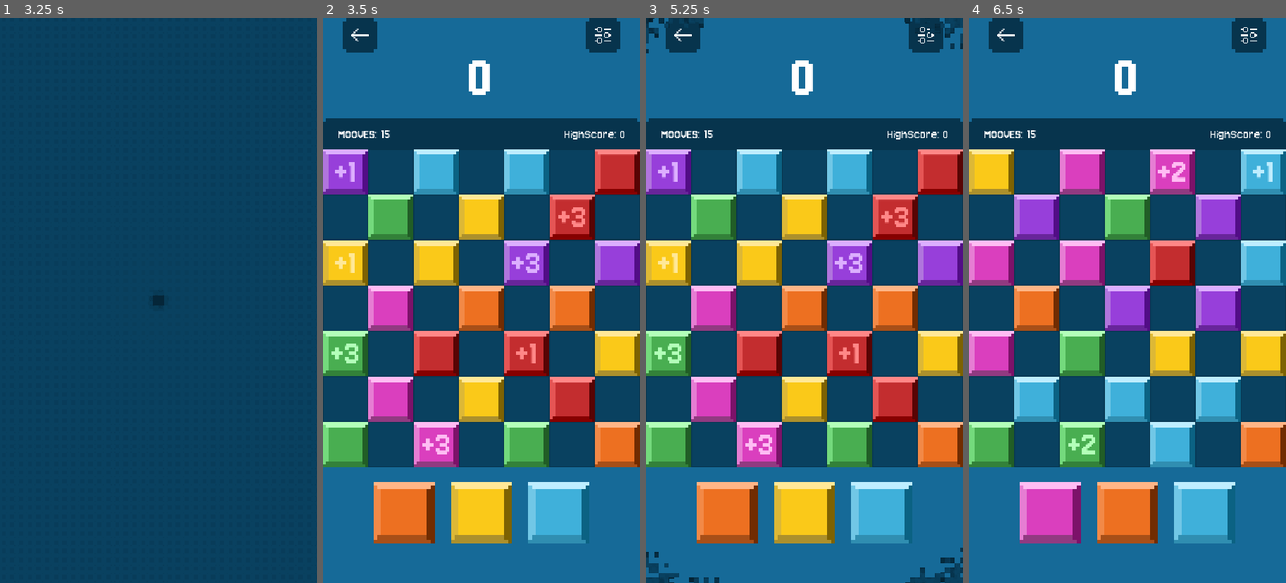
Above: before the commit, frames 1-4 (left to right).
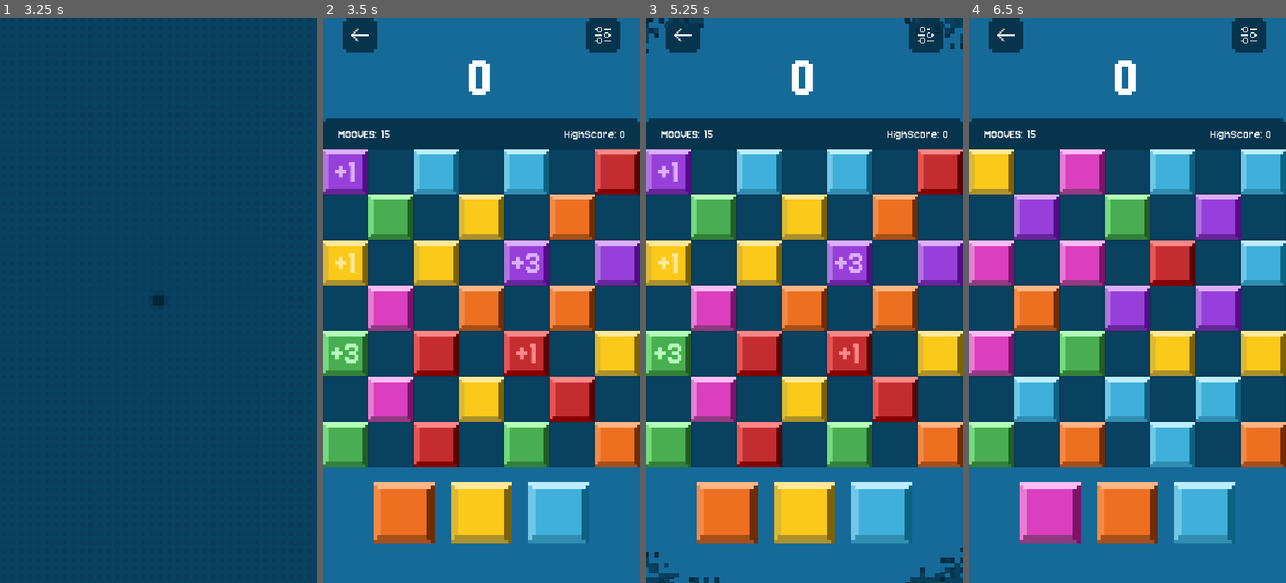
Above: after the commit, the same moments.

Repository: GIORGIOKIRRY/CUBE-CRASH
Game: Godot game, scene res://CORE/Scene/Loading.tscn
Same seed, same stepped clock (60 frames per second), same inputs: the game is played once before the commit and once after it.
Inputs (mouse positions are in pixels of both pictures, inside the frame that each line leads up to):
- Up to frame 1 (3.25 s): move the mouse to (228, 272) at 0.52 s; click (228, 272) at 0.67 s; drag from (95, 328) to (142, 413) at 1.27 s; move the mouse to (190, 176) at 2.02 s; click (190, 176) at 2.17 s; click (158, 447) at 2.75 s
- Up to frame 2 (3.5 s): no input
- Up to frame 3 (5.25 s): drag from (788, 413) to (709, 215) at 3.52 s; tap Enter at 4.25 s; move the mouse to (899, 385) at 4.27 s; click (899, 385) at 4.42 s; click (684, 34) at 5 s
- Up to frame 4 (6.5 s): click (1127, 447) at 5.75 s

Frame 1 is identical in both runs. In frame 2, 2.3% of the frame differs, in the area x 28-86%, y 31-80%; in frame 3, 2.3%; in frame 4, 2.4%, in the area x 28-96%, y 23-80%.

Commit message:
Rebalance move economy toward a 20-30 end-game band
Move income comes only from move-cubes in the refill that get matched,
so strong players (more clears) accumulated hundreds of surplus moves.

- Retune _effective_plus_prob rubber-band: strong help when low, but a
  real drain zone above the target band (need 0.20 at 25-32, 0.06 above)
  so moves converge to ~20-30 instead of piling up
- Route combo refill through the same adaptive probability (was fixed 18%)
- Lower initial checkerboard move-cube seed (0.18 -> 0.10) to trim early surplus
- Add game-over telemetry (placements / moves_earned / moves_left / net)
  to calibrate future tuning from real data

Co-Authored-By: Claude Opus 4.8 (1M context) <noreply@anthropic.com>

Diff:
--- a/CORE/Script/grid.gd
+++ b/CORE/Script/grid.gd
@@ -60,7 +60,8 @@
 @export_range(0.0, 1.0, 0.01) var empty_refill_probability: float = 0.63
 
 @export_range(0.0, 1.0, 0.01)
-var plus_piece_probability: float = 0.18  # probabilità di generare un plus piece (mosse bonus)
+var plus_piece_probability: float = 0.18  # base cubi-mossa (poi modulata da _effective_plus_prob)
+const INITIAL_PLUS_PROB := 0.10  # seed cubi-mossa sulla scacchiera iniziale (più basso: meno surplus a inizio partita)
 
 @export var max_moves: int = 30  # numero di mosse iniziali
 var current_moves: int = 0
@@ -165,6 +166,7 @@
 # Statistiche partita (per calibrare la durata)
 var _game_start_ms: int = 0
 var _stat_placements: int = 0
+var _stat_moves_earned: int = 0   # mosse guadagnate nella partita (per calibrare l'economia)
 var _last_session_stats: String = ""
 # Combo + suggerimenti
 var _combo_count: int = 0                    # match wave nella catena corrente (ricompensa)
@@ -262,12 +264,12 @@
 
 # Evita match immediato sul posizionamento
 func _random_piece_instance_avoiding_match(i: int, j: int) -> Node:
-	var pool = possible_plus_pieces if randf() < plus_piece_probability else possible_pieces
+	var pool = possible_plus_pieces if randf() < INITIAL_PLUS_PROB else possible_pieces
 	var piece = pool.pick_random().instantiate()
 	var loops := 0
 
 	while match_at(i, j, piece.color) and loops < 100:
-		pool = possible_plus_pieces if randf() < plus_piece_probability else possible_pieces
+		pool = possible_plus_pieces if randf() < INITIAL_PLUS_PROB else possible_pieces
 		piece = pool.pick_random().instantiate()
 		loops += 1
 
@@ -392,6 +394,7 @@
 	if bonus_moves > 0:
 		settings.play_newmove()
 		current_moves += bonus_moves
+		_stat_moves_earned += bonus_moves
 		_show_move_gain_popup(bonus_moves)
 		update_moves_label()
 		print("Bonus mosse:", bonus_moves, " -> mosse totali:", current_moves)
@@ -560,7 +563,7 @@
 				var spawn_row := height + spawn_rows_above
 				# random: pezzo o vuoto
 				if randf() > empty_refill_probability:
-					var pool = possible_plus_pieces if randf() < plus_piece_probability else possible_pieces
+					var pool = possible_plus_pieces if randf() < _effective_plus_prob() else possible_pieces
 					var piece = pool.pick_random().instantiate()
 					add_child(piece)
 
@@ -993,6 +996,13 @@
 func _trigger_game_over(reason := "no_space") -> void:
 	is_game_over = true
 
+	# Telemetria economia mosse (per calibrare il bilanciamento):
+	# mosse spese = piazzamenti; guadagnate = cubi-mossa matchati; residue = fine partita.
+	var _dur_s := (Time.get_ticks_msec() - _game_start_ms) / 1000
+	print("STATS reason=%s dur=%ds score=%d placements=%d moves_earned=%d moves_left=%d net=%+d" % [
+		reason, _dur_s, score, _stat_placements, _stat_moves_earned,
+		current_moves, _stat_moves_earned - _stat_placements])
+
 	# Bonus di fine partita: le mosse rimaste diventano punteggio (100 pt l'una)
 	_end_moves = current_moves
 	_end_bonus = current_moves * END_MOVE_POINTS
@@ -1361,16 +1371,27 @@
 # Probabilità adattiva dei cubi +mosse: cadono di più quando il player è a corto
 # di mosse (aiuto quando serve), di meno quando ne ha tante; la difficoltà li riduce.
 func _effective_plus_prob() -> float:
+	# Rubber-band centrato sulla FASCIA OBIETTIVO (~20-30 mosse a fine partita).
+	# Le mosse guadagnate arrivano SOLO da questi cubi-mossa nel refill: se sopra la
+	# fascia il rubinetto quasi si chiude, la spesa (1/mossa piazzata) fa calare le
+	# mosse verso la fascia invece di accumularle. Sotto la fascia, aiuto forte.
+	# Così un giocatore forte (che cancella tanto) non accumula più centinaia di mosse.
 	var need := 1.0
 	if current_moves <= 5:
-		need = 2.4
+		need = 2.6          # emergenza: aiuto forte per non morire subito
 	elif current_moves <= 10:
-		need = 1.5
-	elif current_moves >= 20:
-		need = 0.5
+		need = 1.7
+	elif current_moves <= 16:
+		need = 1.0
+	elif current_moves <= 24:
+		need = 0.5          # dentro/appena sotto la fascia: ~pareggio
+	elif current_moves <= 32:
+		need = 0.20         # fascia alta: le mosse iniziano a calare
+	else:
+		need = 0.06         # surplus: rubinetto quasi chiuso -> drenaggio
 	var t := float(difficulty_level) / float(max_difficulty_level)
 	var diff_mult := lerpf(1.0, 0.55, t)   # a difficoltà alta i cubi-mossa aiutano meno
-	return clampf(plus_piece_probability * need * diff_mult, 0.02, 0.6)
+	return clampf(plus_piece_probability * need * diff_mult, 0.015, 0.6)
 
 # Restituisce un colore che, messo in (x,y), forma un match; "" se nessuno
 func _match_color_at(x: int, y: int) -> String:
